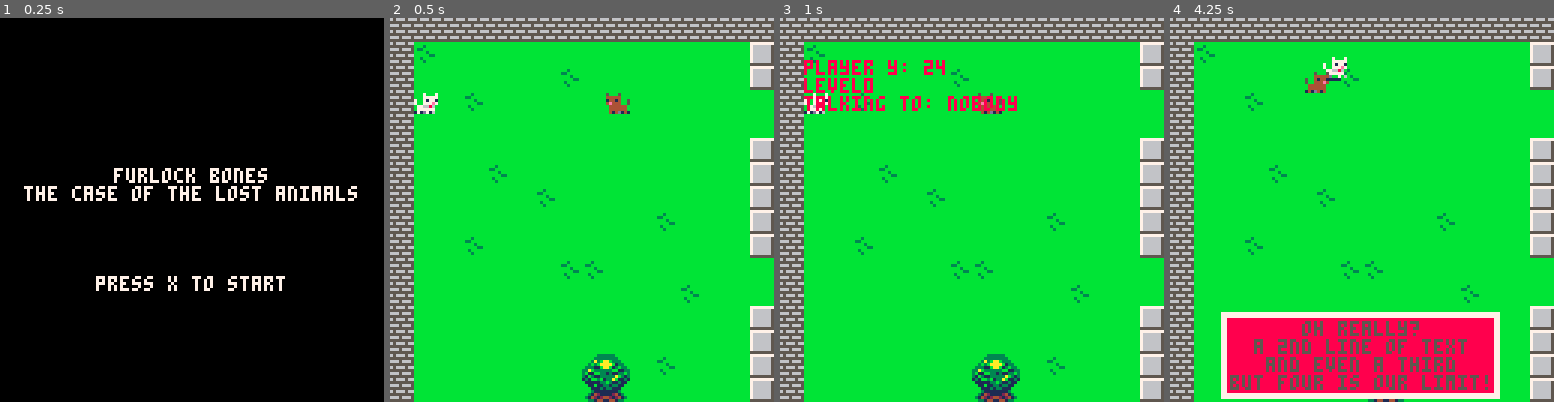
Above: before the commit, frames 1-4 (left to right).
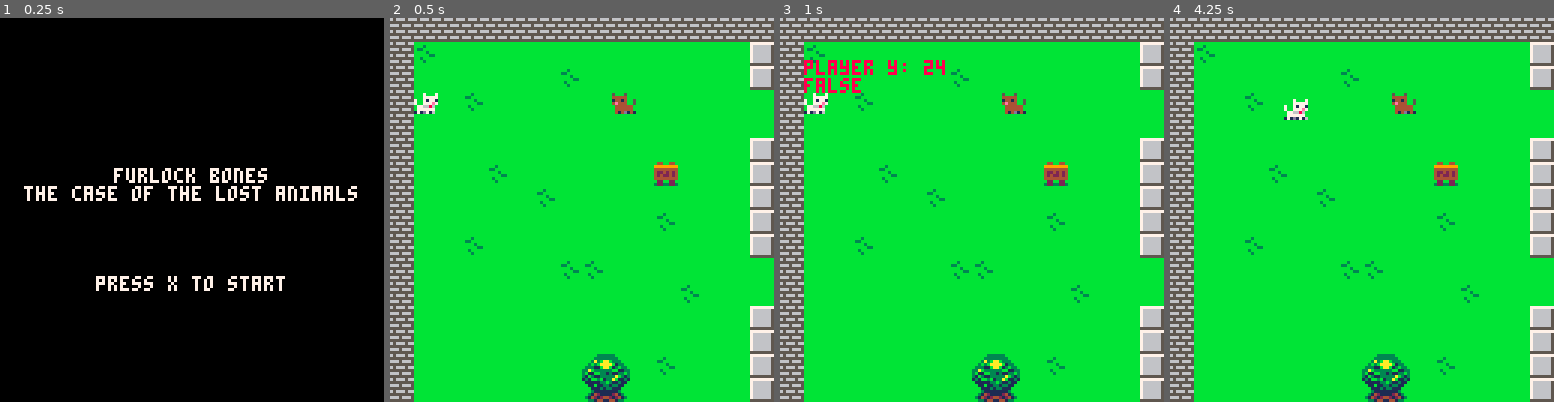
Above: after the commit, the same moments.

Repository: Mackeriah/FurlockBones-game
Game: PICO-8 cartridge furlock bones.p8
Same seed, same stepped clock (60 frames per second), same inputs: the game is played once before the commit and once after it.
Inputs:
- Up to frame 1 (0.25 s): no input
- Up to frame 2 (0.5 s): tap X (X key) at 0.33 s
- Up to frame 3 (1 s): tap O (Z key) at 0.7 s
- Up to frame 4 (4.25 s): tap X (X key) at 1.07, 1.85, 2.97, 4.08 s; hold Right 1.6-2.1 s; tap O (Z key) every 0.4 s from 1.7 to 4.1 s; hold Up 2.15-2.42 s; hold Right 2.47-3.03 s; hold Left 3.08-3.58 s; hold Down 3.63-3.97 s; hold Right from 4.02 s (still down)

Frame 1 is identical in both runs. In frame 2, 0.6% of the frame differs, in the area x 56-75%, y 19-44%; in frame 3, 1.8%; in frame 4, 18%, in the area x 13-86%, y 10-100%.

Commit message:
ability to check if next to sign

Diff:
--- a/furlock bones.p8
+++ b/furlock bones.p8
@@ -22,6 +22,7 @@
 	conversation_state = "level0"
 	talking_to = "nobody"
 	poke(0x5f5c, 255) -- btnp repeat delay to never
+	yes = false
 end
 
 function _update60()
@@ -30,8 +31,9 @@
 		animate_player()
 		move_player() -- MUST be before camera_follow_player
 		camera_follow_player() -- MUST be after move_player
-		move_brian_dog()
+		--move_brian_dog()
 		conversation_system()
+		readSign = nextToSign(player.x -1, player.y)
 	else
 		if (btnp(❎)) then activeGame = true end
 	end
@@ -49,8 +51,9 @@
 	end
 	if (debug_mode == true) then
 		print("player y: "..player.y,player.x,player.y-10,8)
-		print(conversation_state)
-		print("talking to: "..talking_to)
+		--print(conversation_state)
+		--print("talking to: "..talking_to)
+		print(readSign)
 	end
 end
 
@@ -249,7 +252,7 @@
 			conversation_state = "level2"
 		end
 	elseif conversation_state == "level2" and talking_to == "brian" then
-		new_conversation({"ruff! i'm brian!"})
+		new_conversation({"ruff! i'm  i'M brian!"})
 		if (btnp(❎)) then
 			conversation_state = "level3"
 		end
@@ -344,6 +347,15 @@
 	return flag == 1
 end
 
+-- check if next to sign
+function nextToSign(x,y)
+	local map_x = flr(x/8)
+	local map_y = flr(y/8)
+	local map_sprite = mget(map_x,map_y) -- find what sprite is at map x,y
+	local flag = fget(map_sprite) -- and get what flag it has set
+	return flag == 128 -- I am specifically checking if last flag is checked as I use that for signs
+end
+
 -->8
 -- conversation and text functions
 
@@ -393,8 +405,8 @@
 	local textbox_height = textbox_y + #text.string * 6
 
 	-- draw outer border text box
-	rectfill(textbox_x-2, textbox_y-2, textbox_width+2, textbox_height+2, 7)
-	rectfill(textbox_x, textbox_y, textbox_width, textbox_height, 8)
+	rectfill(textbox_x-2, textbox_y-2, textbox_width+2, textbox_height+2, 0)
+	rectfill(textbox_x, textbox_y, textbox_width, textbox_height, 12)
 
 	-- write text
 	for i=1, #text.string do  -- the # gets the legnth of the array 'text'
@@ -402,7 +414,7 @@
 		-- local tx = textbox_x +1 -- add 1 pixel of outside of box and text
 		local tx = 64 - #txt * 2 -- centre text based on length of string txt
 		local ty = textbox_y -5+(i*6) -- padding for top of box but because for loop starts at 1 we need to subtract 5
-		print(txt, tx, ty, 5)
+		print(txt, tx, ty, 0)
 	end
 end
 
@@ -712,7 +724,7 @@
 
 
 __gff__
-0000000000000200000000000000000000010101010000000000000000000000000101010101010000000000000000000001010100000000000000000000000000000000000000000000000000000000000000000000000000000000000000000000000000000000000000000000000000000000000000000000000000000000
+0000000000000200000000000000000000010101800000000000000000000000000101010101010000000000000000000001010100000000000000000000000000000000000000000000000000000000000000000000000000000000000000000000000000000000000000000000000000000000000000000000000000000000
 0000000000000000000000000000000000000000000000000000000000000000000000000000000000000000000000000000000000000000000000000000000000000000000000000000000000000000000000000000000000000000000000000000000000000000000000000000000000000000000000000000000000000000
 __map__
 2626262626262626262626262626262626262626262626262626262626262626262626262626262600000000000000000000000000000000000000000000000000000000000000000000000000000000000000000000000000000000000000000000000000000000000000000000000000000000000000000000000000000000
@@ -721,7 +733,7 @@
 261616171616161616161616161616161616161716161616161616161616161616171616161616260000000000000000000000000000000000000000000000000000000000000000000000000000000000000000000000000000000000000000000000000000000000000000000000393a3b3c3d3e3f00000000000000000000
 2616161616161616161616161616161616161616161616222316161616161616161616161616162600000000000000000000000000000000000000000000000000000000000000000000000000000000000000000000000000000000000000000000000000000000000000000000000000000000000000000000000000000000
 2616161616161616161616161616162424161616161616323316161616161617161616161616162600000000000000000000000000000000000000000000000000000000000000000000000000000000000000000000000000000000000000000000000000000000000000000000000000000000000000000000000000000000
-2616161617161616161616161616162424161616161624161616161616161624242424241716172600000000000000000000000000000000000000000000000000000000000000000000000000000000000000000000000000000000000000000000000000000000000000000000000000000000000000000000000000000000
+2616161617161616161616141616162424161616161624161616161616161624242424241716172600000000000000000000000000000000000000000000000000000000000000000000000000000000000000000000000000000000000000000000000000000000000000000000000000000000000000000000000000000000
 2616161616161716161616161616162424171624241624161616161616161624241616241616162600000000000000000000000000000000000000000000000000000000000000000000000000000000000000000000000000000000000000000000000000000000000000000000000000000000000000000000000000000000
 2616161616161616161616171616162424242424241624161616161616161616161616241616162600000000000000000000000000000000000000000000000000000000000000000000000000000000000000000000000000000000000000000000000000000000000000000000000000000000000000000000000000000000
 2616161716161616161616161616162424241616161624161616161616161624242424241616162600000000000000000000000000000000000000000000000000000000000000000000000000000000000000000000000000000000000000000000000000000000000000000000000000000000000000000000000000000000
Not shown, added: spritefont-0.p8.png
